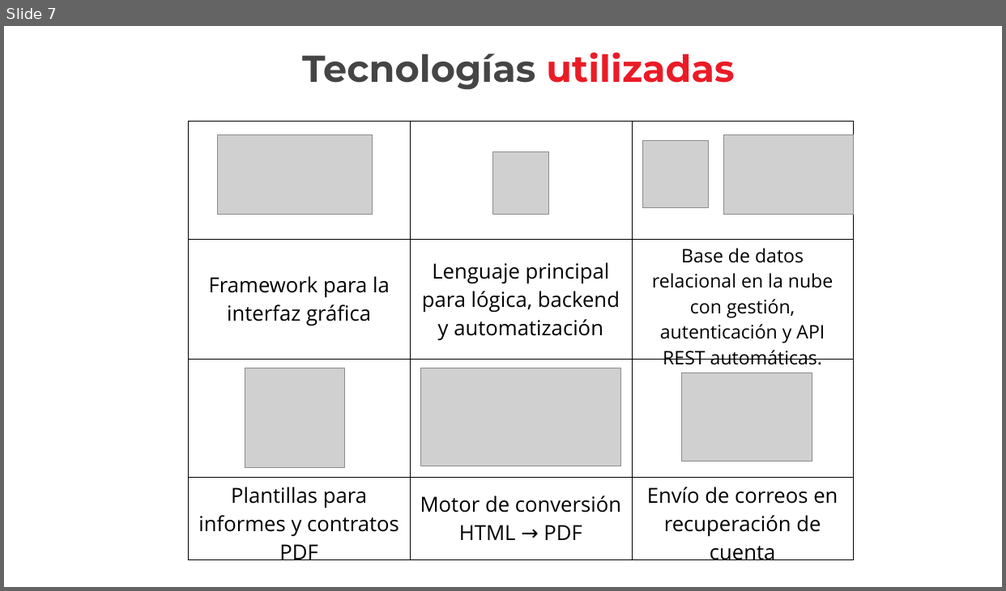
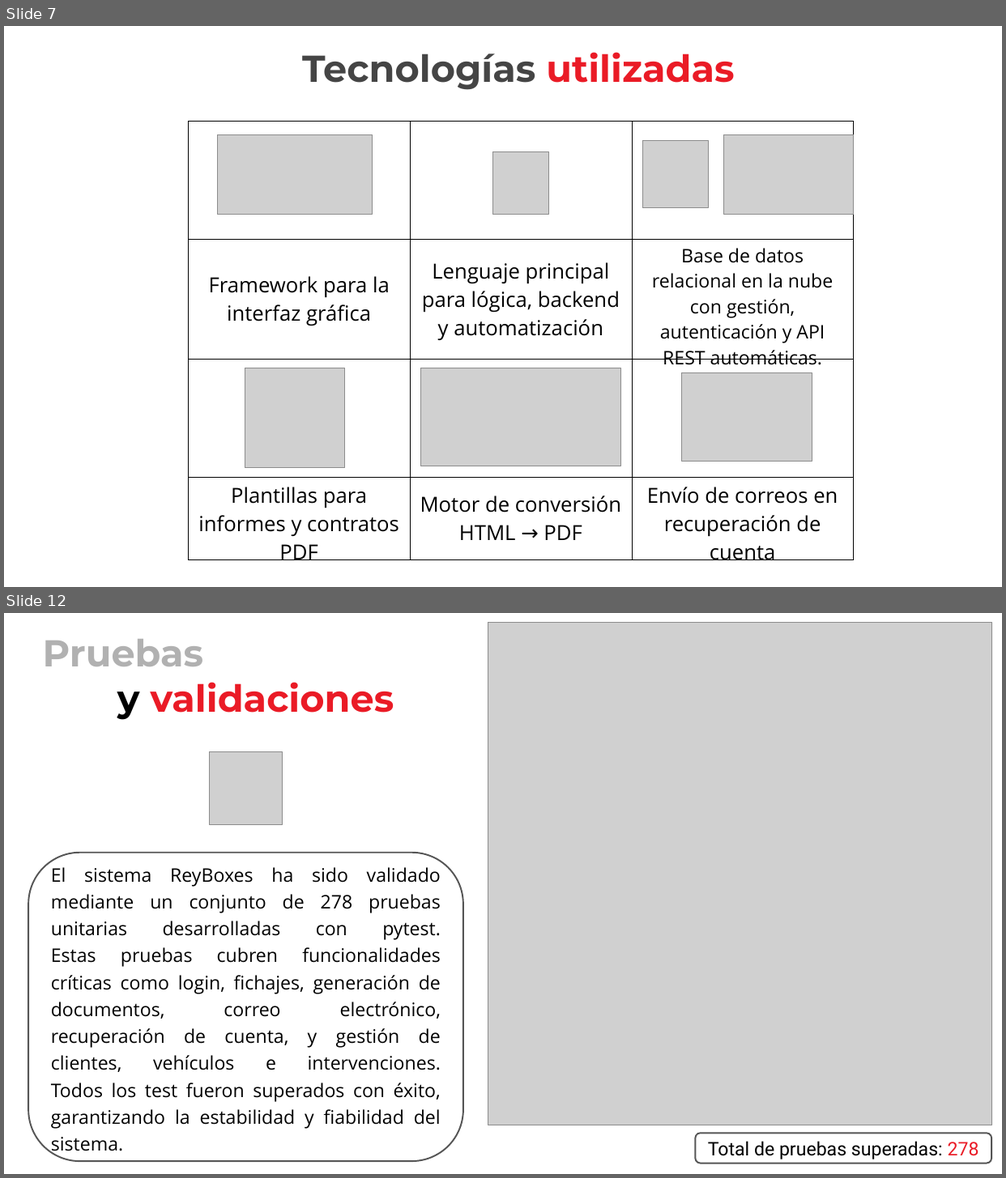
Before and after one commit to AlvaroGT17/PFDG, a slide deck: Documentacion/Presentacion power point/ReyBoxes - Sistema de Gestión de Taller Mecánico.pptx. Shown one above the other, each under a label of ours: slide 7 before the commit, slides 7 and 12 after it; the slides between them are not shown. The pictures are 1006x591 and 1006x1178 pixels, drawn with LibreOffice and Linux fonts; fonts in the diff are those of the drawing; grey boxes stand for pictures; background and template pictures are left out. Boxes give left, top, right and bottom in pixels: in the first picture for what was removed or moved away, otherwise in the second. Text is boxed around its words. In the diff, an @@ line names an element or a change of style, - is before the commit and + after.

```diff
--- a/Documentacion/Presentacion power point/ReyBoxes - Sistema de Gestión de Taller Mecánico.pptx
+++ b/Documentacion/Presentacion power point/ReyBoxes - Sistema de Gestión de Taller Mecánico.pptx
@@ slide 12 added at (x1=4, y1=613, x2=1002, y2=1174), background picture (left out) @@
@@ picture added at (x1=488, y1=622, x2=992, y2=1125) @@
@@ text added at (x1=43, y1=639, x2=394, y2=720), 36 pt, text #EA1B26, bold @@
+Pruebas
+y validaciones
@@ picture added at (x1=209, y1=752, x2=283, y2=825) @@
@@ rounded rectangle added at (x1=28, y1=853, x2=463, y2=1161), fill #FFFFFF at 50% opacity, outline #555555 1.5 pt, 18 pt, text #000000 @@
+El sistema ReyBoxes ha sido validado mediante un conjunto de 278 pruebas unitarias desarrolladas con pytest.
+Estas pruebas cubren funcionalidades críticas como login, fichajes, generación de documentos, correo electrónico, recuperación de cuenta, y gestión de clientes, vehículos e intervenciones.
+Todos los test fueron superados con éxito, garantizando la estabilidad y fiabilidad del sistema.
@@ rounded rectangle added at (x1=696, y1=1133, x2=992, y2=1163), fill #FFFFFF, outline #555555 1.5 pt, 18 pt, text #000000 @@
+Total de pruebas superadas: 278
```
Also in this commit, not shown: 2 slides changed, 3 other slides added, 10 other files.
